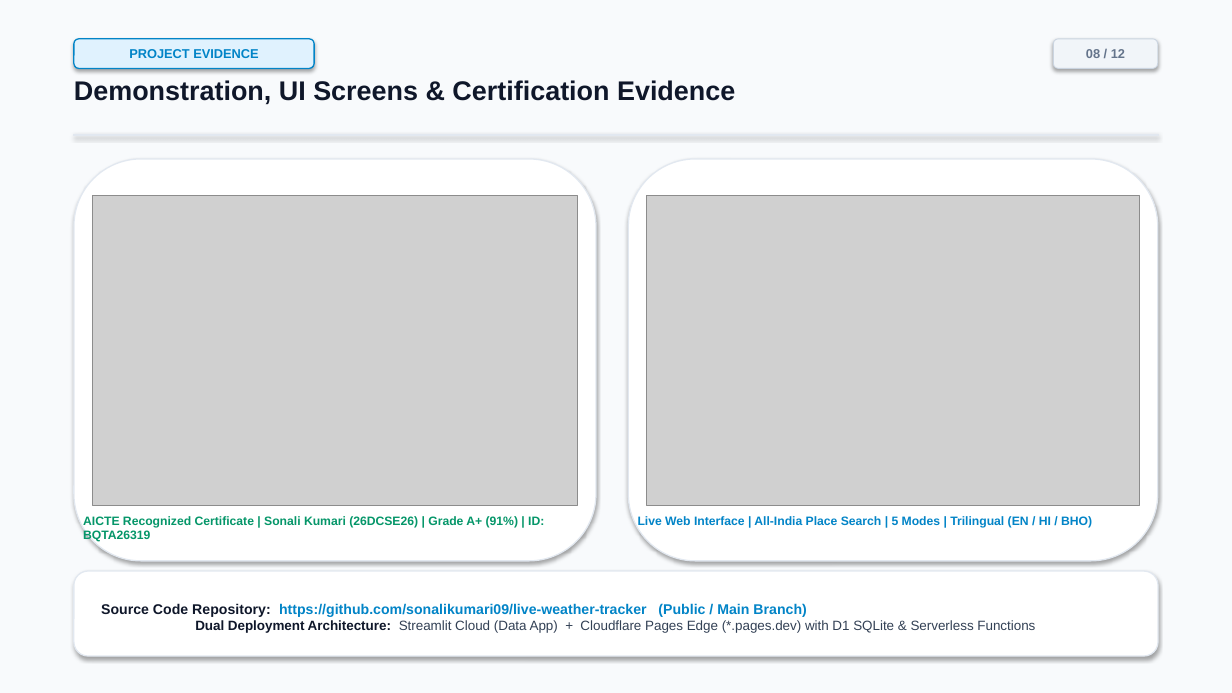
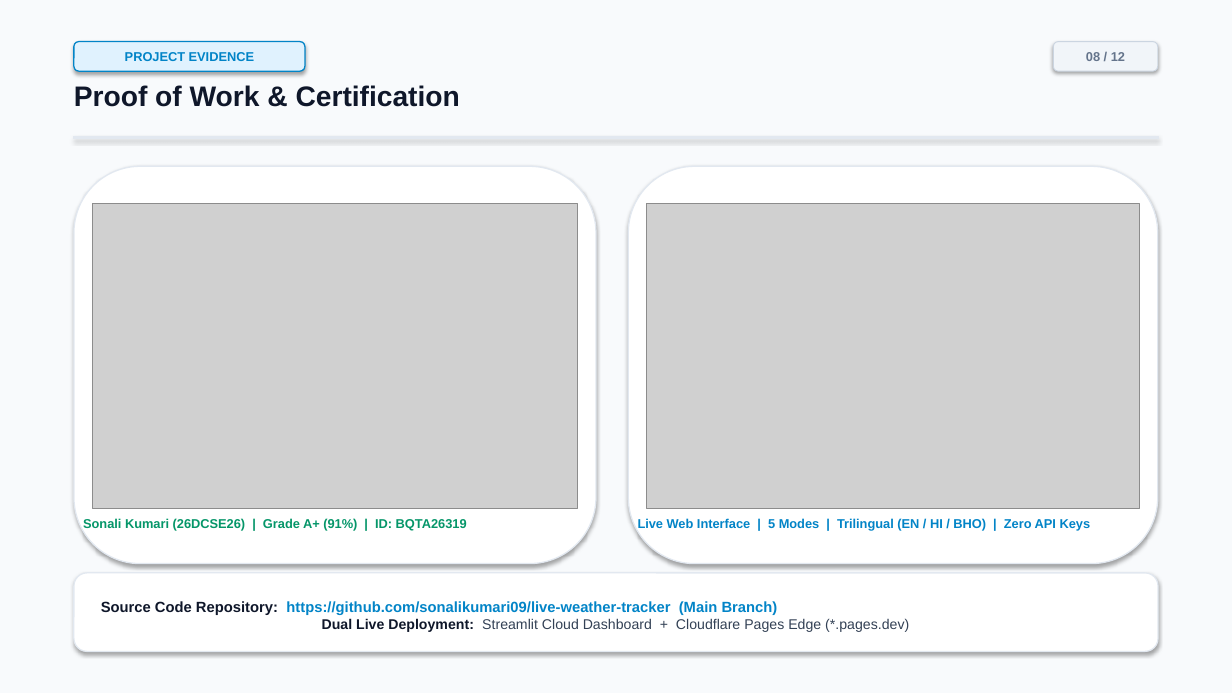
Before and after one commit to sonalikumari09/live-weather-tracker, a slide deck: slide 8 of Live_Weather_Tracker_Internship_Presentation.pptx. Drawn at 1232x693 pixels with LibreOffice and Linux fonts; fonts in the diff are those of the drawing; grey boxes stand for pictures. Boxes give left, top, right and bottom in pixels: in the first picture for what was removed or moved away, otherwise in the second. Text is boxed around its words. In the diff, an @@ line names an element or a change of style, - is before the commit and + after.

```diff
--- a/Live_Weather_Tracker_Internship_Presentation.pptx
+++ b/Live_Weather_Tracker_Internship_Presentation.pptx
@@ rounded rectangle "PROJECT EVIDENCE": place and size @@
-rounded rectangle "PROJECT EVIDENCE" at [74,39,314,68]
+rounded rectangle "PROJECT EVIDENCE" at [74,42,305,71]
@@ text at [74,85,460,107]: text changed; size 21 to 22 pt @@
-Demonstration, UI Screens & Certification Evidence
+Proof of Work & Certification
@@ rounded rectangle: place and size @@
-rounded rectangle at [74,159,596,561]
+rounded rectangle at [74,166,596,564]
@@ rounded rectangle: place and size @@
-rounded rectangle at [628,159,1158,561]
+rounded rectangle at [628,166,1158,564]
@@ picture: place and size @@
-picture at [92,196,578,506]
+picture at [92,203,578,508]
@@ picture: place and size @@
-picture at [647,196,1140,506]
+picture at [647,203,1140,508]
@@ text at [83,518,467,531]: text changed; size 9.5 to 10 pt @@
-AICTE Recognized Certificate | Sonali Kumari (26DCSE26) | Grade A+ (91%) | ID: BQTA26319
+Sonali Kumari (26DCSE26) | Grade A+ (91%) | ID: BQTA26319
@@ text at [638,518,1091,531]: text changed; size 9.5 to 10 pt @@
-Live Web Interface | All-India Place Search | 5 Modes | Trilingual (EN / HI / BHO)
+Live Web Interface | 5 Modes | Trilingual (EN / HI / BHO) | Zero API Keys
@@ rounded rectangle "Source Code Repository: https://github.com/sonalikumari09/li ...": place and size @@
-rounded rectangle "Source Code Repository: https://github.com/sonalikumari09/li ..." at [74,571,1158,656]
+rounded rectangle "Source Code Repository: https://github.com/sonalikumari09/li ..." at [74,573,1158,652]
@@ text in rounded rectangle at [101,601,909,632]: text changed; size 10.5 to 11.5 pt; text colour #334155 to #0284C7 @@
-Source Code Repository: https://github.com/sonalikumari09/live-weather-tracker (Public / Main Branch)
-Dual Deployment Architecture: Streamlit Cloud (Data App) + Cloudflare Pages Edge (*.pages.dev) with D1 SQLite & Serverless Functions
+Source Code Repository: https://github.com/sonalikumari09/live-weather-tracker (Main Branch)
+Dual Live Deployment: Streamlit Cloud Dashboard + Cloudflare Pages Edge (*.pages.dev)
```
Also in this commit, not shown: 11 other slides changed, 18 other files.
